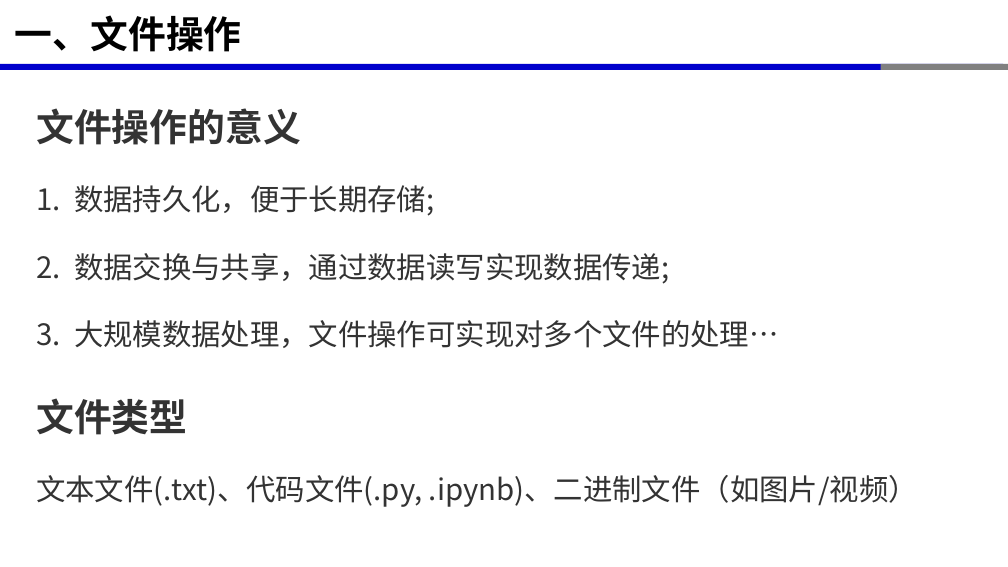
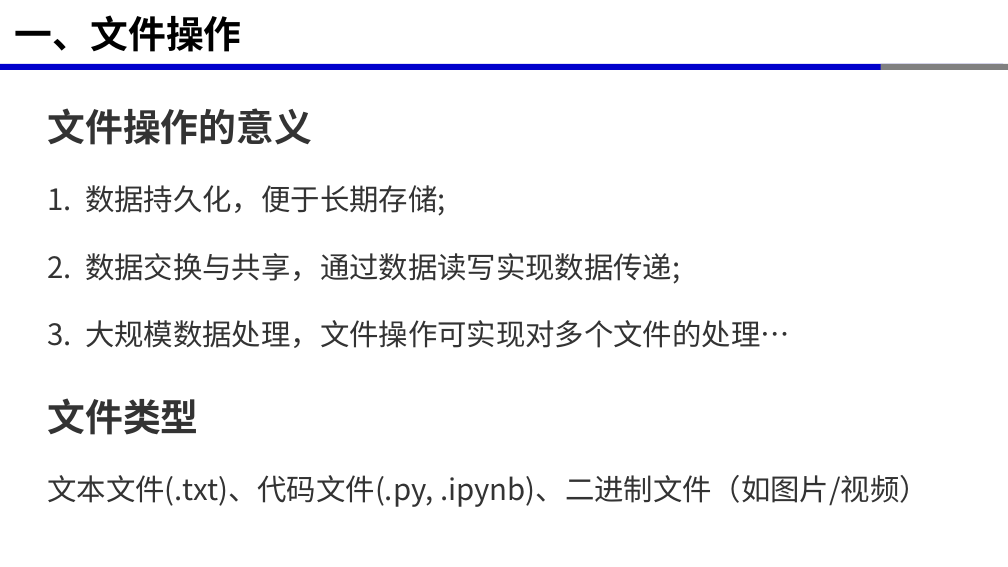
Before and after one commit to xinluo2018/programming-basics, a slide deck: slide 4 of 第5章-文件操作与异常处理/第5章-文件操作与异常处理.pptx. Drawn at 1008x567 pixels with LibreOffice and Linux fonts; fonts in the diff are those of the drawing. Boxes give left, top, right and bottom in pixels: in the first picture for what was removed or moved away, otherwise in the second. Text is boxed around its words. In the diff, an @@ line names an element or a change of style, - is before the commit and + after.

```diff
--- a/第5章-文件操作与异常处理/第5章-文件操作与异常处理.pptx
+++ b/第5章-文件操作与异常处理/第5章-文件操作与异常处理.pptx
@@ text "文件操作的意义": place and size @@
-text "文件操作的意义" at (36, 108, 918, 507)
+text "文件操作的意义" at (47, 108, 929, 507)
```
Also in this commit, not shown: 6 other slides changed, 11 other files.
